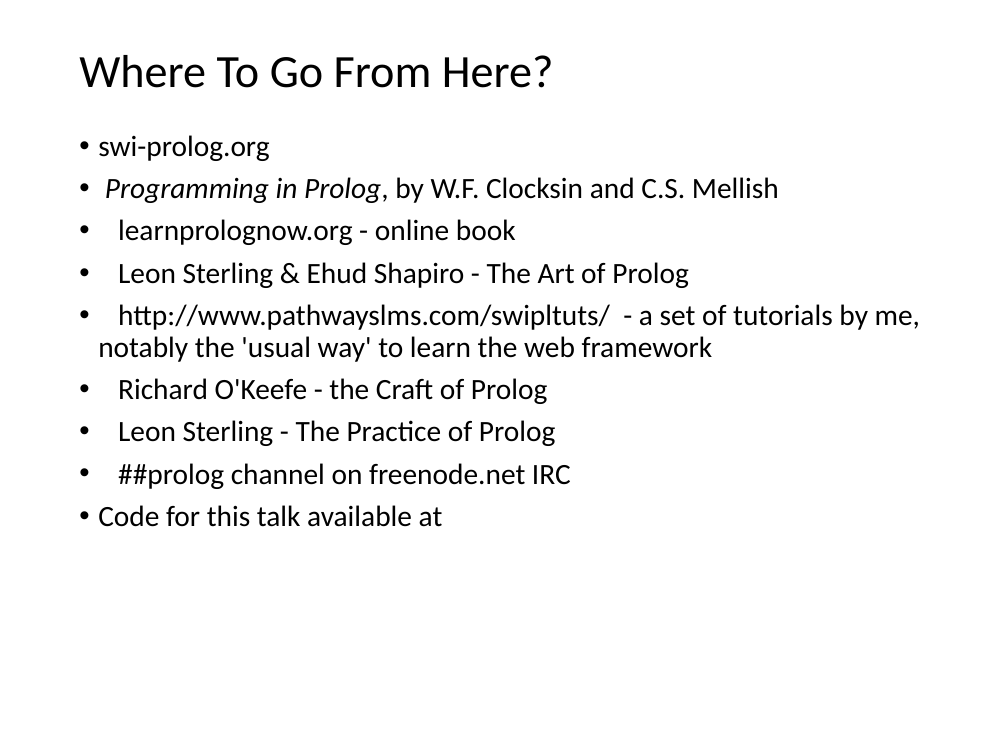
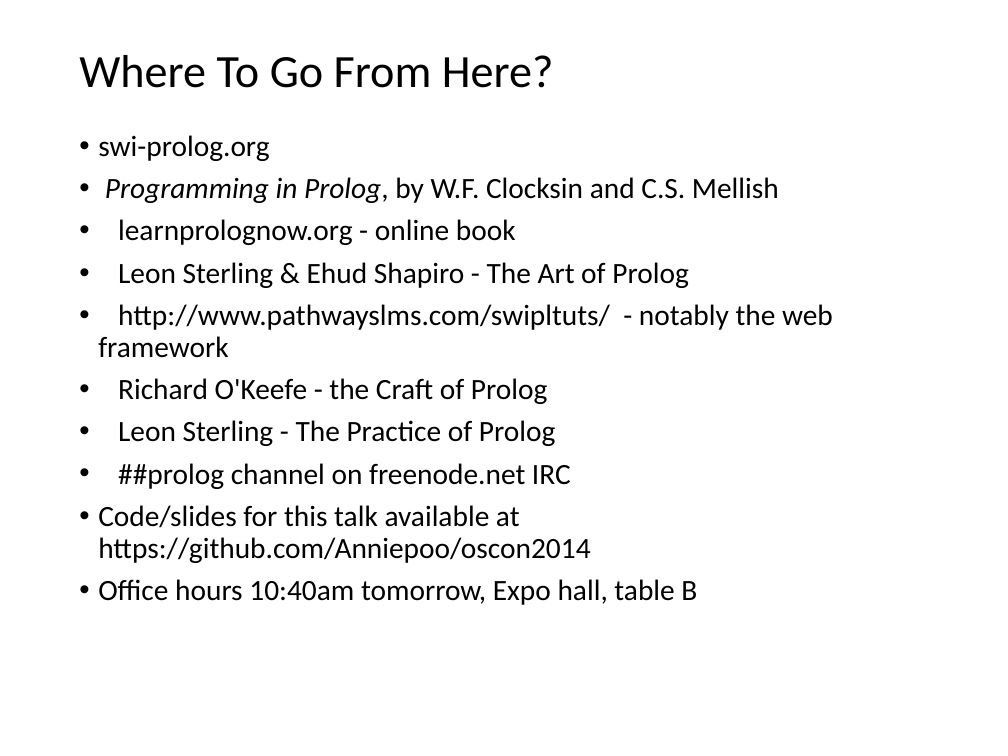
Before and after one commit to Anniepoo/oscon2014, a slide deck: slide 8 of osconversion.pptx. Drawn at 1008x756 pixels with LibreOffice and Linux fonts; fonts in the diff are those of the drawing. Boxes give left, top, right and bottom in pixels: in the first picture for what was removed or moved away, otherwise in the second. Text is boxed around its words. In the diff, an @@ line names an element or a change of style, - is before the commit and + after.

```diff
--- a/osconversion.pptx
+++ b/osconversion.pptx
@@ text at (98, 304, 833, 358): text changed @@
-• http://www.pathwayslms.com/swipltuts/ - a set of tutorials by me, notably the 'usual way' to learn the web framework
+• http://www.pathwayslms.com/swipltuts/ - notably the web framework
@@ text at (98, 505, 697, 605): text changed @@
-• Code for this talk available at
+• Code/slides for this talk available at https://github.com/Anniepoo/oscon2014
+• Office hours 10:40am tomorrow, Expo hall, table B
```
Also in this commit, not shown: 1 slide added, 1 slide removed, 6 other files.
